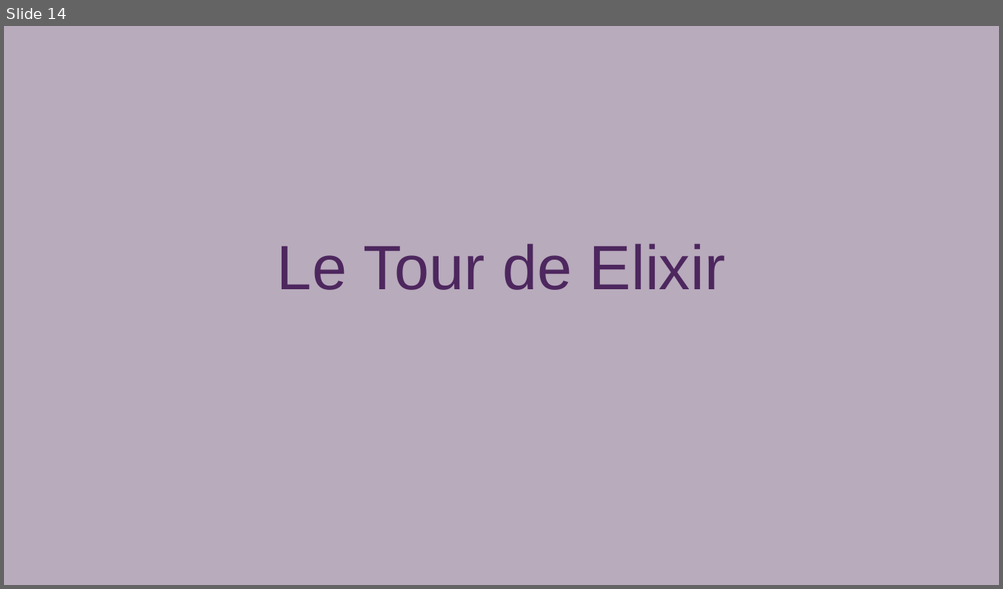
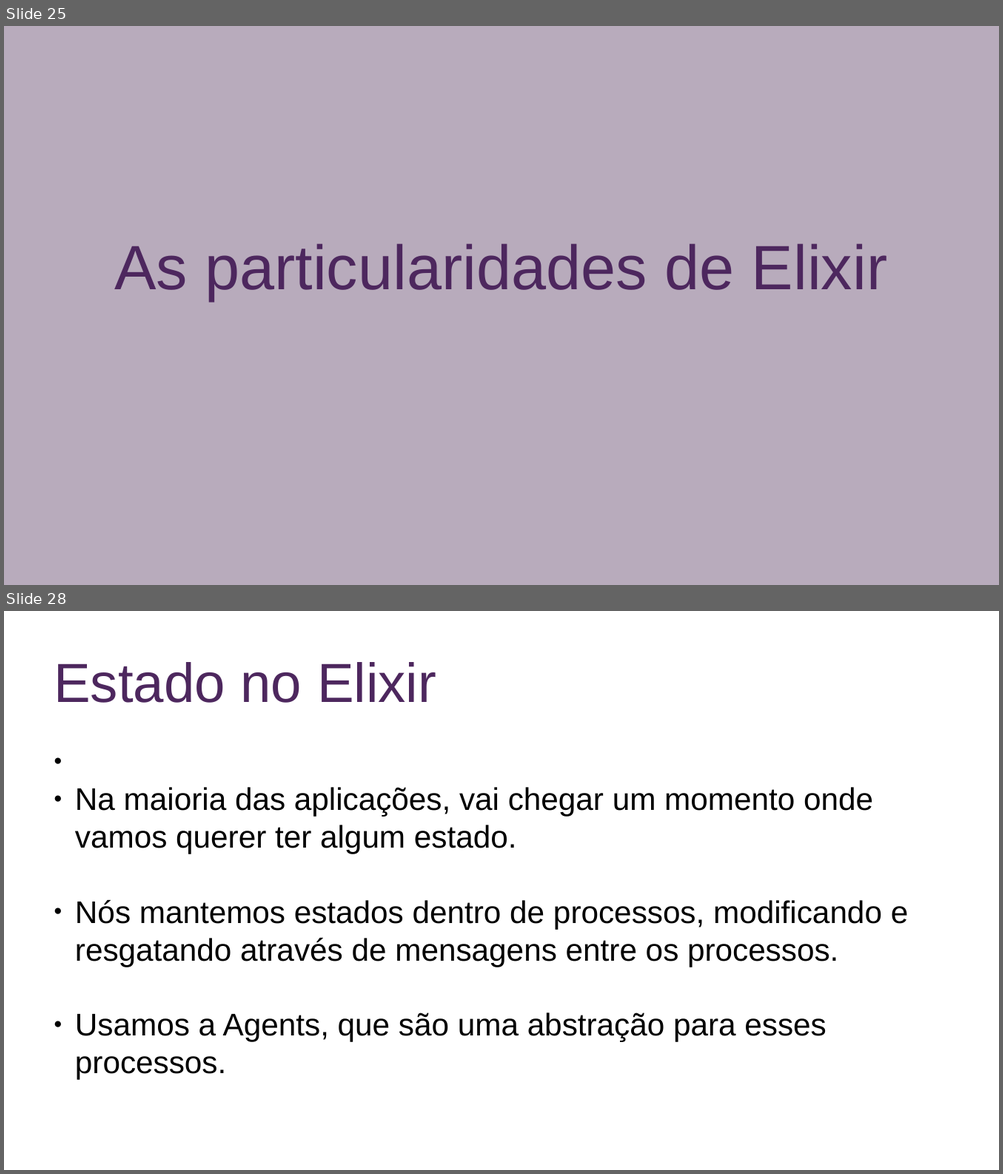
Before and after one commit to paulosergiolima/seccomp_stuff, a slide deck: main.odp. Shown one above the other, each under a label of ours: slide 14 before the commit, slides 25 and 28 after it; the slides between them are not shown. The pictures are 1003x589 and 1003x1174 pixels, drawn with LibreOffice and Linux fonts; fonts in the diff are those of the drawing. Boxes give left, top, right and bottom in pixels: in the first picture for what was removed or moved away, otherwise in the second. Text is boxed around its words. In the diff, an @@ line names an element or a change of style, - is before the commit and + after.

```diff
--- a/main.odp
+++ b/main.odp
@@ slide 28 added at bbox=[4, 611, 999, 1170], background #FFFFFF @@
@@ title added at bbox=[54, 662, 436, 703], 44 pt, text #4D275E @@
+Estado no Elixir
@@ text added at bbox=[75, 787, 908, 1079], 25 pt, text #000000 @@
+● Na maioria das aplicações, vai chegar um momento onde vamos querer ter algum estado.
+● Nós mantemos estados dentro de processos, modificando e resgatando através de mensagens entre os processos.
+● Usamos a Agents, que são uma abstração para esses processos.
@@ what was slide 14 is now slide 25 @@
@@ slide 25 changed as well @@
@@ text at bbox=[114, 244, 887, 301]: text changed @@
-Le Tour de Elixir
+As particularidades de Elixir
```
Also in this commit, not shown: 10 other slides changed, 16 other slides added, 14 other files.
